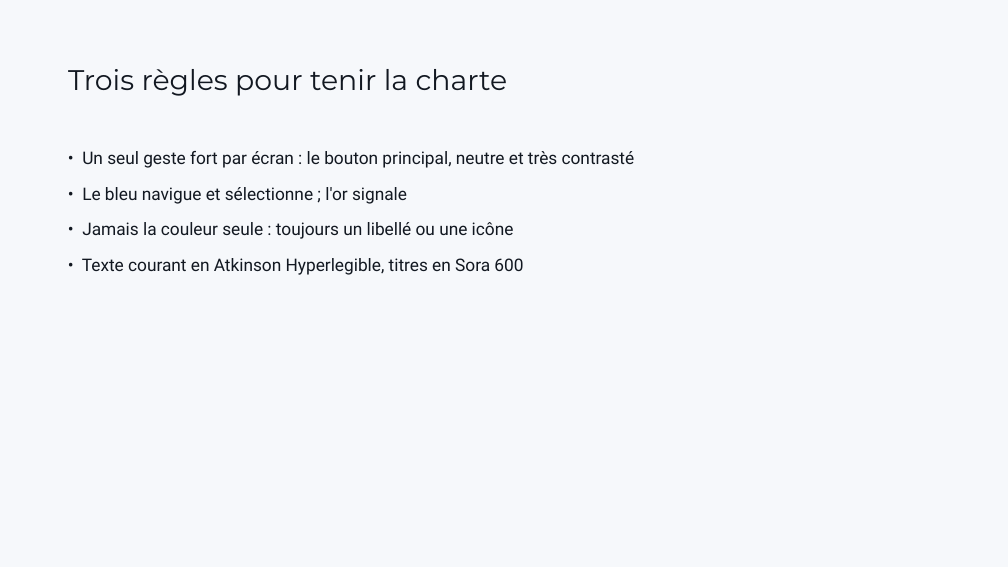
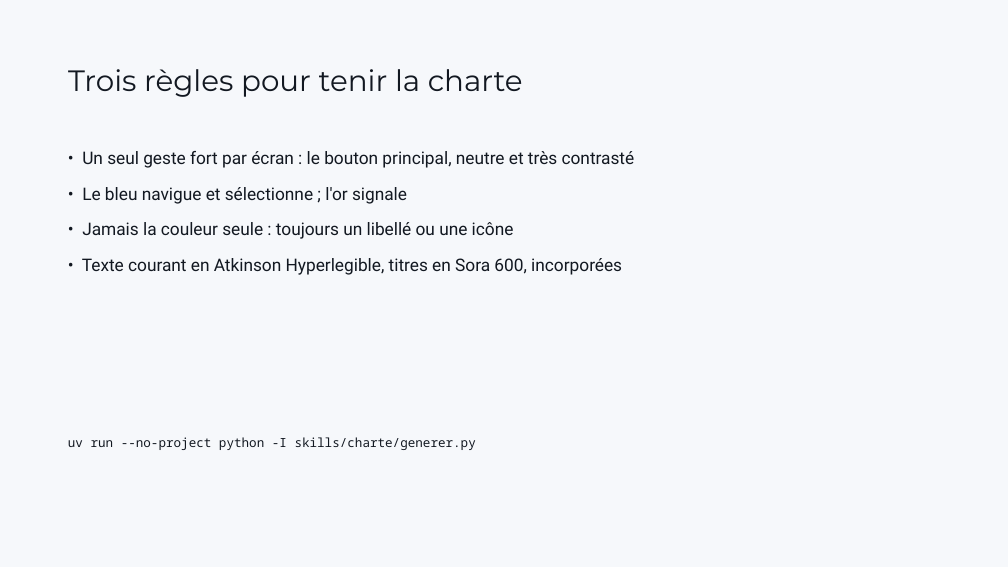
Before and after one commit to Aliquanto3/charte-generique, a slide deck: slide 2 of specimens/office/sortie/deck.pptx. Drawn at 1008x567 pixels with LibreOffice and Linux fonts; fonts in the diff are those of the drawing. Boxes give left, top, right and bottom in pixels: in the first picture for what was removed or moved away, otherwise in the second. Text is boxed around its words. In the diff, an @@ line names an element or a change of style, - is before the commit and + after.

```diff
--- a/specimens/office/sortie/deck.pptx
+++ b/specimens/office/sortie/deck.pptx
@@ title "Trois règles pour tenir la ..." at (68, 69, 523, 97): size 27 to 28 pt @@
@@ text at (82, 258, 622, 275): text changed @@
-• Texte courant en Atkinson Hyperlegible, titres en Sora 600
+• Texte courant en Atkinson Hyperlegible, titres en Sora 600, incorporées
@@ text added at (68, 437, 476, 450), 12 pt, text #121821 @@
+uv run --no-project python -I skills/charte/generer.py
```
Also in this commit, not shown: 5 other slides changed, 42 other files.
